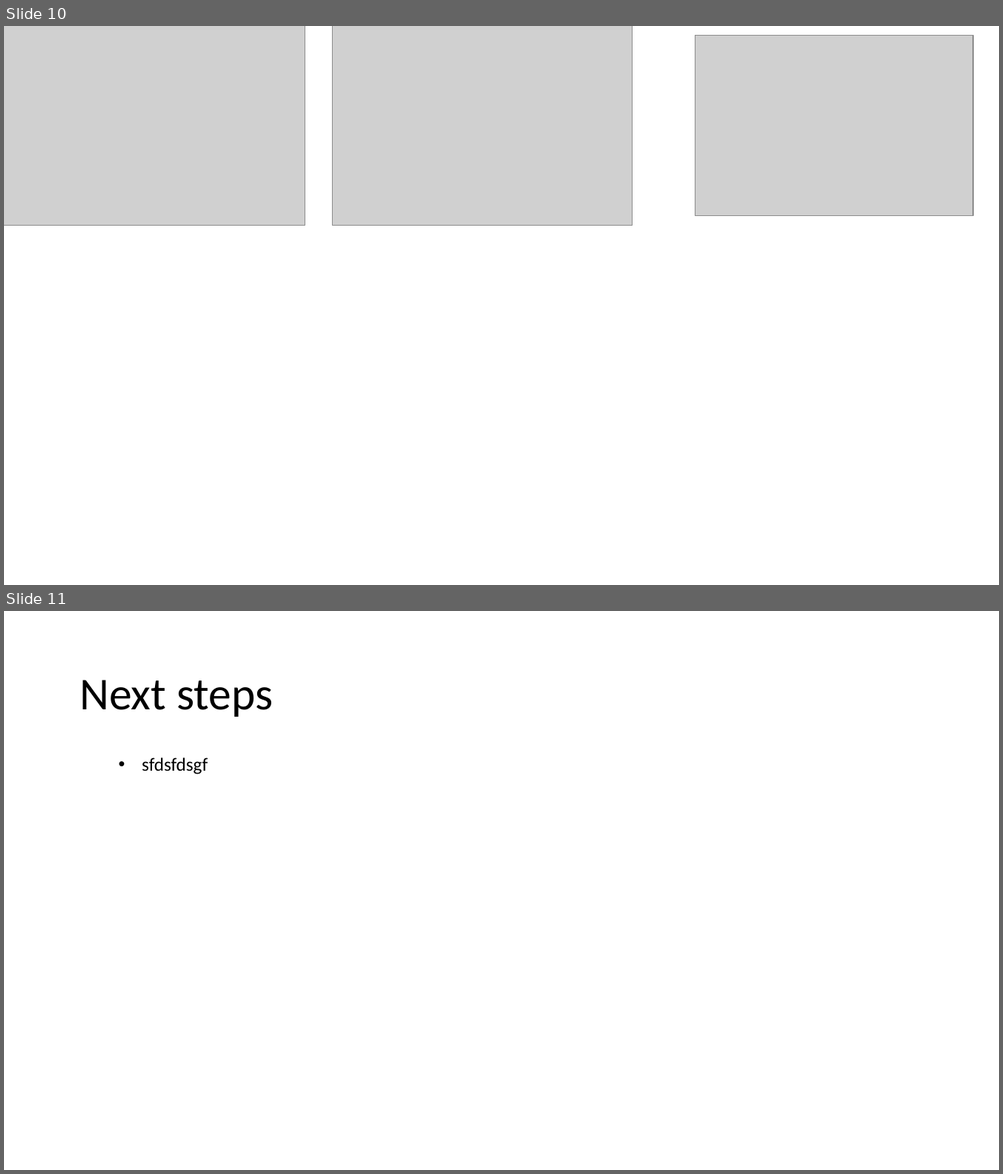
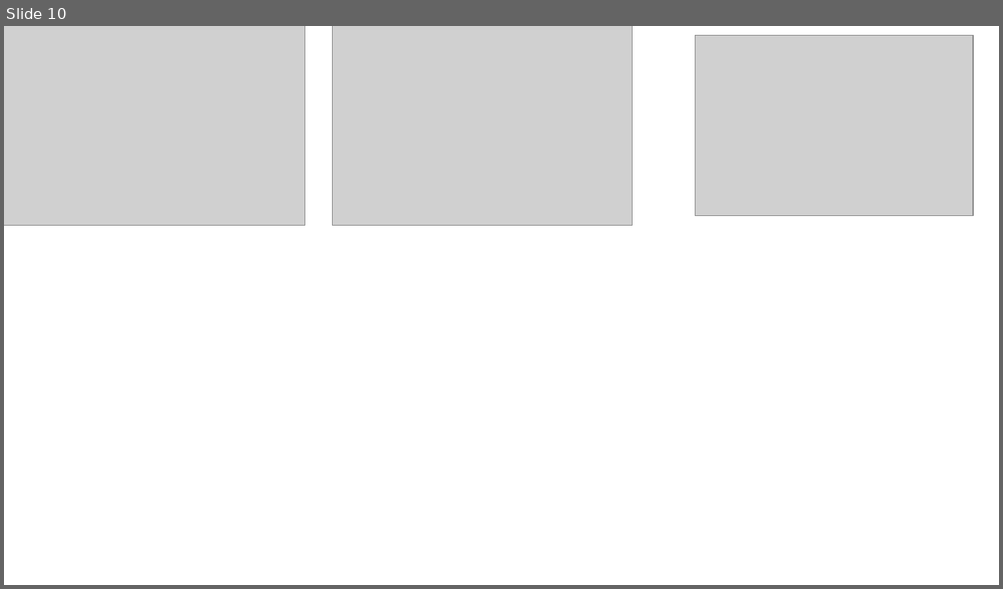
Before and after one commit to amoudes/HVI, a slide deck: Results_Presentation.pptx. Shown one above the other, each under a label of ours: slides 10 and 11 before the commit, slide 10 after it. The pictures are 1003x1174 and 1003x589 pixels, drawn with LibreOffice and Linux fonts; fonts in the diff are those of the drawing; grey boxes stand for pictures. Boxes give left, top, right and bottom in pixels: in the first picture for what was removed or moved away, otherwise in the second. Text is boxed around its words. In the diff, an @@ line names an element or a change of style, - is before the commit and + after.

```diff
--- a/Results_Presentation.pptx
+++ b/Results_Presentation.pptx
@@ slide 11 removed at (4, 611, 999, 1170), background #FFFFFF @@
@@ title removed at (79, 680, 273, 717) @@
-Next steps
@@ text removed at (142, 758, 208, 775) @@
-• sfdsfdsgf
```
Also in this commit, not shown: 1 slide changed, 2 slides added, 3 other files.
